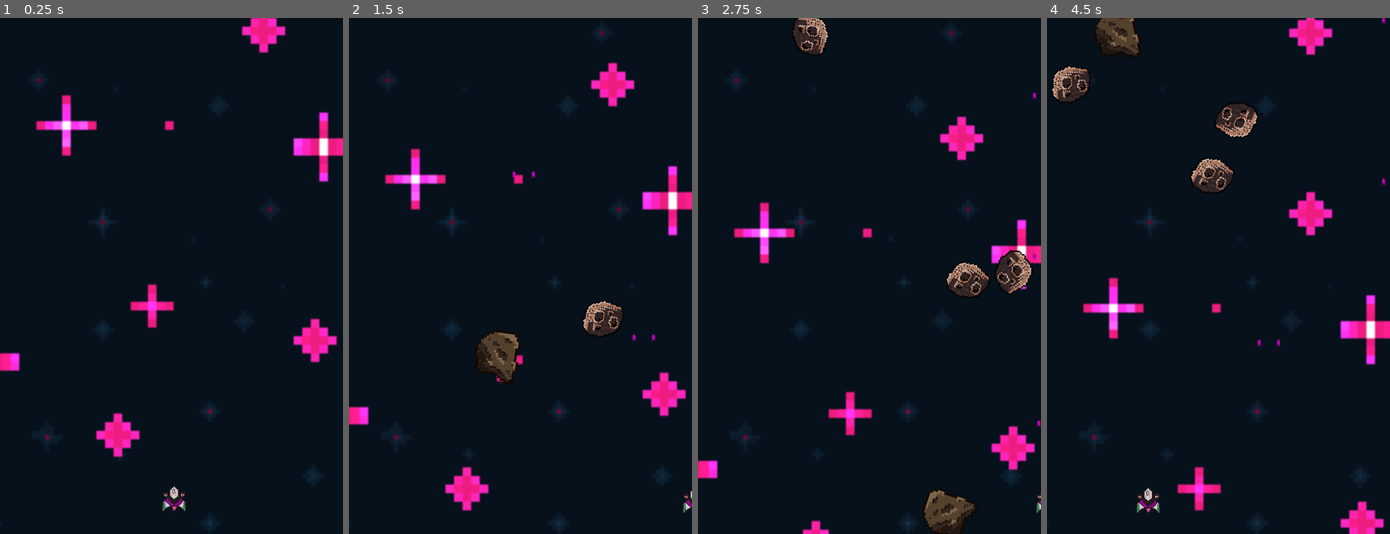
Above: before the commit, frames 1-4 (left to right).
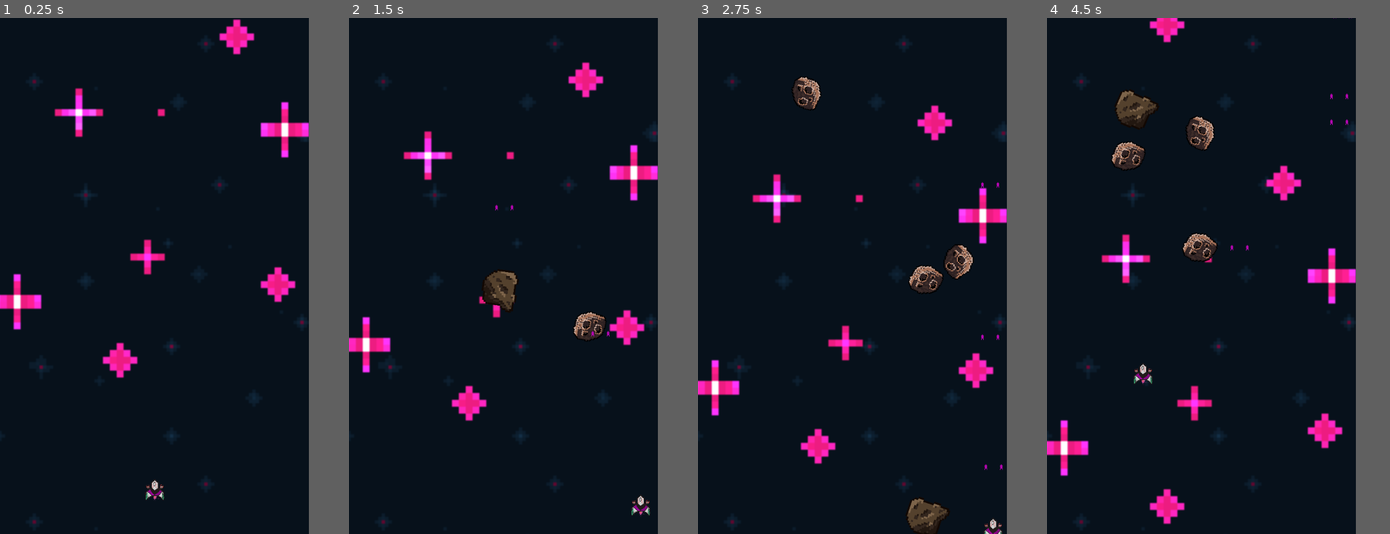
Above: after the commit, the same moments.

Repository: sabdri100/spaceeee
Game: Godot game, scene res://main.tscn
Same seed, same stepped clock (60 frames per second), same inputs: the game is played once before the commit and once after it.
Inputs:
- Up to frame 1 (0.25 s): no input
- Up to frame 2 (1.5 s): hold D (move_right) 0.53-1.28 s; hold S (move_down) from 1.28 s (still down)
- Up to frame 3 (2.75 s): release S (move_down) at 2.03 s; hold D (move_right) from 2.03 s (still down)
- Up to frame 4 (4.5 s): release D (move_right) at 2.78 s; hold W (move_up) 2.78-3.53 s; hold A (move_left) from 3.53 s (still down)
In our replay, the window is 533x800 before the commit and 480x800 after it. These sizes can differ from the game's own. Grey fills any space a smaller window leaves; there, only what the larger window draws over its background counts as a difference.

The runs differ from the first frame. In frame 1, 7.7% of the frame differs, in the area x 0-100%, y 0-99%; in frame 2, 9.2%; in frame 3, 11%; in frame 4, 12%, in the area x 0-100%, y 0-100%.

Commit message:
fix clamp

Diff:
--- a/component/move_input_component.gd
+++ b/component/move_input_component.gd
@@ -4,5 +4,6 @@
 @export var move_component: MoveComponent
 
 func _input(event: InputEvent) -> void:
-	var input_axis = Input.get_axis("move_left", "move_right")
-	move_component.velocity = Vector2(input_axis * 120, 0)
+	var input_axis_x = Input.get_axis("move_left", "move_right")
+	var input_axis_y = Input.get_axis("move_up", "move_down")
+	move_component.velocity = Vector2(input_axis_x, input_axis_y).normalized() * 120
--- a/main.tscn
+++ b/main.tscn
@@ -8,6 +8,7 @@
 script = ExtResource("1_0xm2m")
 
 [node name="ship" parent="." instance=ExtResource("1_ig7tw")]
+position = Vector2(82, 28)
 
 [node name="EnemySpawner" type="Node2D" parent="."]
 
--- a/parallax_background.tscn
+++ b/parallax_background.tscn
@@ -12,21 +12,21 @@
 
 [node name="TextureRect" type="TextureRect" parent="ParallaxLayer"]
 modulate = Color(0.537011, 0.537011, 0.537011, 1)
-offset_left = -53.0
-offset_top = -12.0
-offset_right = 203.0
-offset_bottom = 244.0
+offset_left = -51.0
+offset_top = -4.0
+offset_right = 245.0
+offset_bottom = 304.0
 texture = ExtResource("2_2pwms")
 stretch_mode = 1
 
 [node name="ParallaxLayer2" type="ParallaxLayer" parent="."]
 unique_name_in_owner = true
-motion_mirroring = Vector2(0, 340)
+motion_mirroring = Vector2(0, 280)
 
 [node name="TextureRect" type="TextureRect" parent="ParallaxLayer2"]
-offset_left = -79.0
-offset_top = -37.0
-offset_right = 346.0
-offset_bottom = 277.0
+offset_left = -64.0
+offset_top = -32.0
+offset_right = 215.0
+offset_bottom = 224.0
 texture = ExtResource("3_6h8ff")
 stretch_mode = 1
--- a/project.godot
+++ b/project.godot
@@ -17,10 +17,10 @@
 
 [display]
 
-window/size/viewport_width=160
-window/size/viewport_height=240
-window/size/window_width_override=640
-window/size/window_height_override=960
+window/size/viewport_width=180
+window/size/viewport_height=300
+window/size/window_width_override=620
+window/size/window_height_override=920
 window/stretch/mode="canvas_items"
 
 [input]
--- a/ship.gd
+++ b/ship.gd
@@ -4,19 +4,37 @@
 @onready var rightcannon: Marker2D = $rightcannon
 @onready var spawn_comp: SpawnComp = $SpawnComp
 @onready var fire_rate: Timer = $FireRate
+@onready var move_component: MoveComponent = $MoveComponent
+@onready var sprite: AnimatedSprite2D = $AnimatedSprite2D
 
-# Called when the node enters the scene tree for the first time.
 func _ready() -> void:
 	fire_rate.timeout.connect(fire_bullet)
-	pass # Replace with function body.
+	position_ship_bottom_center()
+
+func _physics_process(_delta: float) -> void:
+	clamp_position_to_screen_bounds()
 
 func fire_bullet() -> void:
-
 	var scene_root = get_tree().current_scene
 	spawn_comp.spawn(leftcannon.global_position, scene_root)
 	spawn_comp.spawn(rightcannon.global_position, scene_root)
 
-func _physics_process(delta: float) -> void:
-	var viewRect := get_viewport_rect()
-	position.x = clamp(position.x, 0, viewRect.size.x )
-	position.y = clamp(position.y, 0, viewRect.size.y)
+func get_sprite_half_size() -> Vector2:
+	var tex = sprite.sprite_frames.get_frame_texture(sprite.animation, sprite.frame)
+	if tex == null:
+		return Vector2.ZERO
+	return Vector2(tex.get_width(), tex.get_height()) * sprite.scale * 0.5
+
+func position_ship_bottom_center(padding: float = 10.0) -> void:
+	var screen_size = get_viewport().get_visible_rect().size
+	var half_size = get_sprite_half_size()
+	position = Vector2(
+		screen_size.x * 0.5,
+		screen_size.y - half_size.y - padding
+	)
+
+func clamp_position_to_screen_bounds() -> void:
+	var screen_size = get_viewport().get_visible_rect().size
+	var half_size = get_sprite_half_size()
+	position.x = clamp(position.x, half_size.x, screen_size.x - half_size.x)
+	position.y = clamp(position.y, half_size.y, screen_size.y - half_size.y)
--- a/ship.tscn
+++ b/ship.tscn
@@ -19,11 +19,11 @@
 }]
 
 [node name="ship" type="Node2D"]
-position = Vector2(80, 5)
+position = Vector2(-1, 6)
 script = ExtResource("1_78o8j")
 
 [node name="AnimatedSprite2D" type="AnimatedSprite2D" parent="."]
-position = Vector2(2, 225)
+position = Vector2(1, 7)
 scale = Vector2(0.0799808, 0.074482)
 sprite_frames = SubResource("SpriteFrames_4cq66")
 
@@ -39,10 +39,10 @@
 metadata/_custom_type_script = "uid://b7ly4fjiwllun"
 
 [node name="leftcannon" type="Marker2D" parent="."]
-position = Vector2(6, 221)
+position = Vector2(5, 3)
 
 [node name="rightcannon" type="Marker2D" parent="."]
-position = Vector2(-3, 221)
+position = Vector2(-4, 3)
 
 [node name="SpawnComp" type="Node2D" parent="."]
 position = Vector2(1, 0)
Not shown: 1 places in main.tscn that only renumber resources
